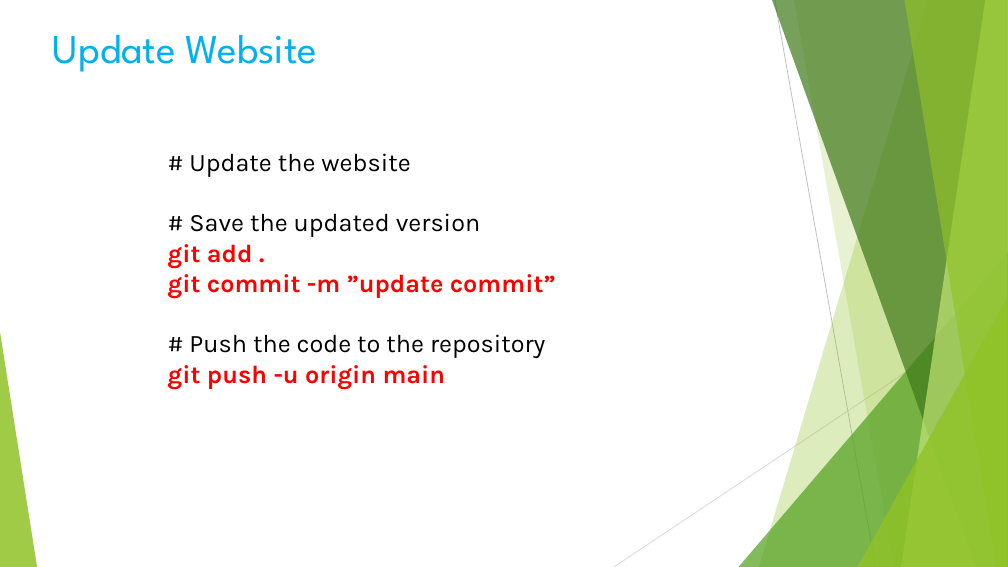
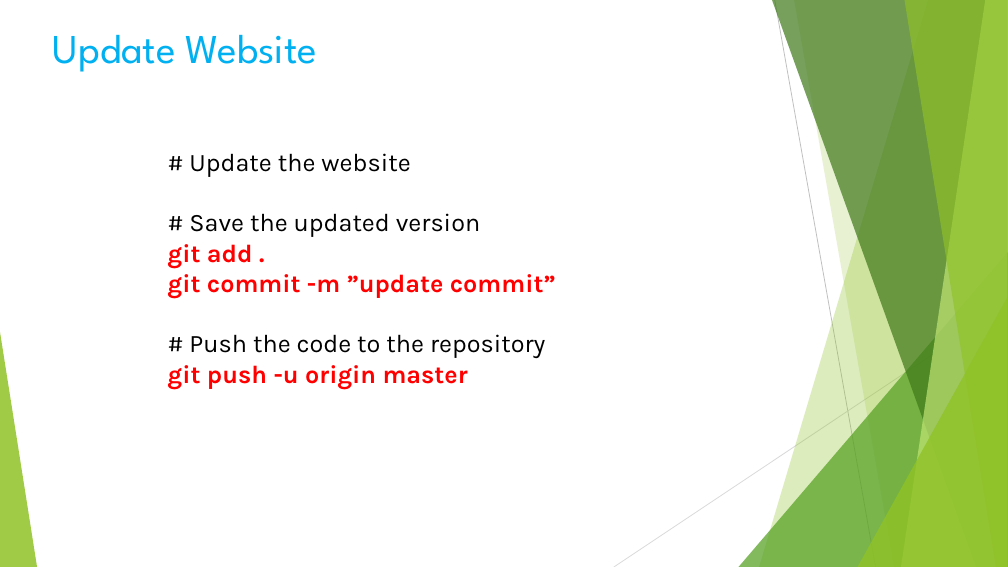
Before and after one commit to lin-chen-DLA/lin-chen-DLA.github.io, a slide deck: slide 11 of Volunteer/Programming/HTML_8.pptx. Drawn at 1008x567 pixels with LibreOffice and Linux fonts; fonts in the diff are those of the drawing. Boxes give left, top, right and bottom in pixels: in the first picture for what was removed or moved away, otherwise in the second. Text is boxed around its words. In the diff, an @@ line names an element or a change of style, - is before the commit and + after.

```diff
--- a/Volunteer/Programming/HTML_8.pptx
+++ b/Volunteer/Programming/HTML_8.pptx
@@ text at (x1=168, y1=365, x2=468, y2=389): text changed @@
-git push -u origin main
+git push -u origin master
```
Also in this commit, not shown: 1 other file.
